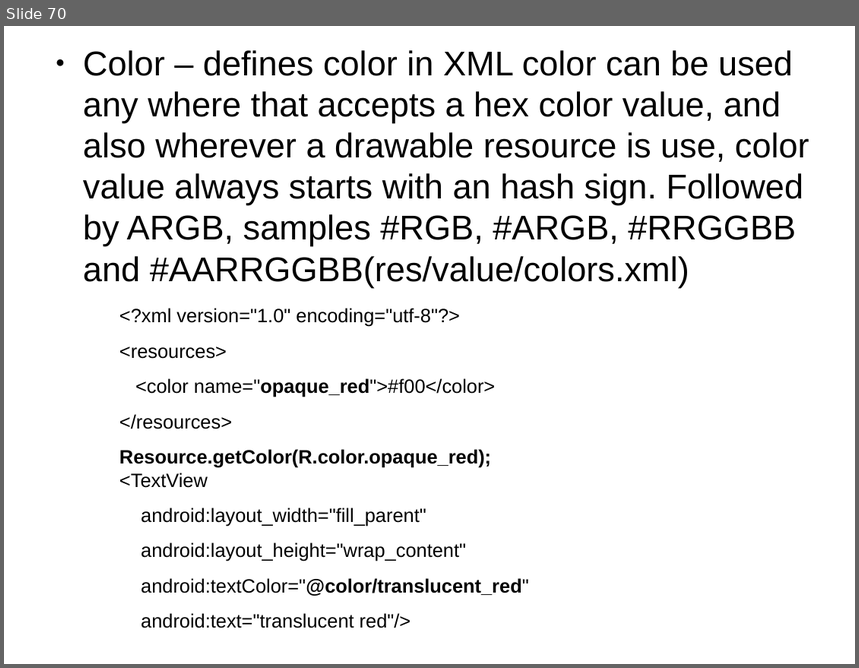
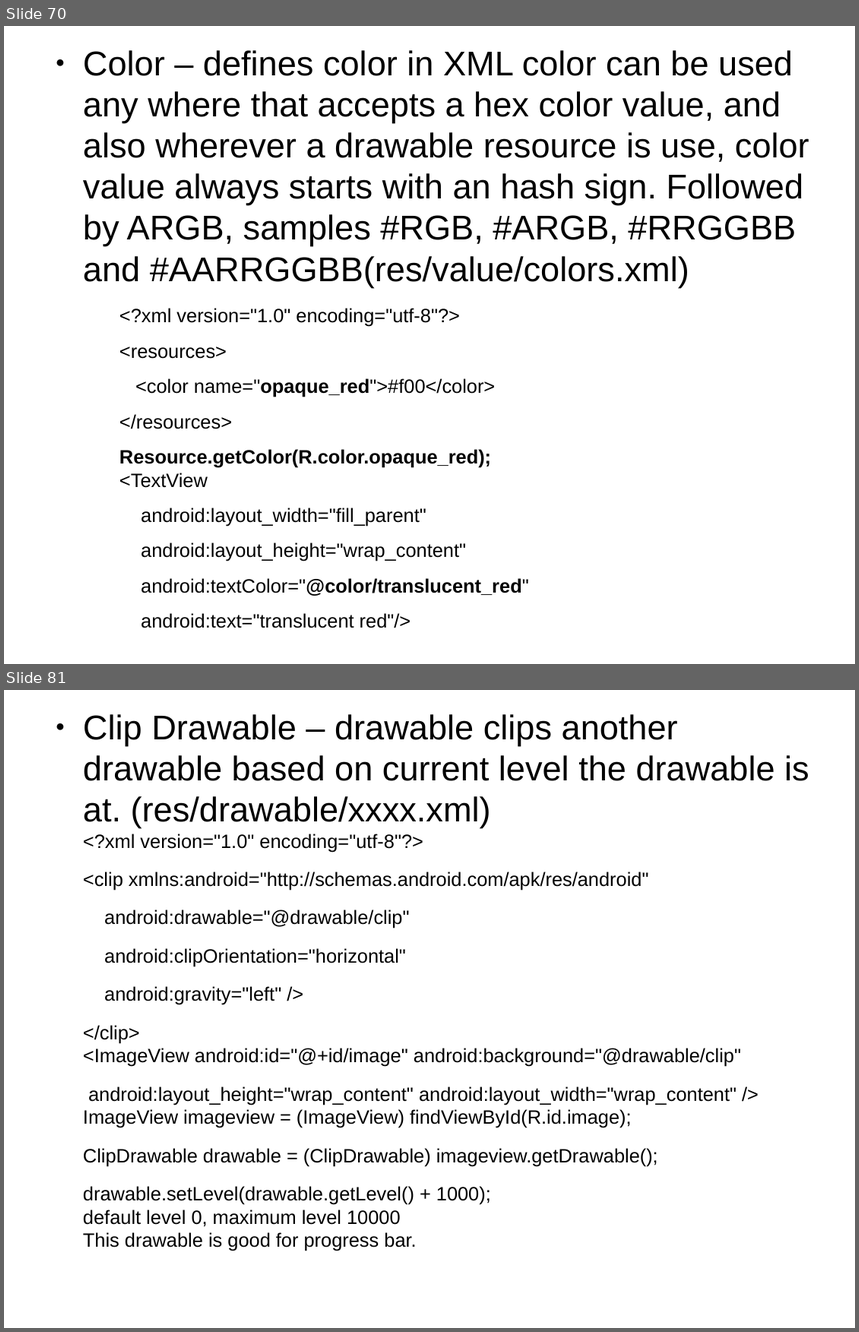
Before and after one commit to thegreatdao/testa, a slide deck: assets/android.odp. Shown one above the other, each under a label of ours: slide 70 before the commit, slides 70 and 81 after it; the slides between them are not shown. The pictures are 859x668 and 859x1332 pixels, drawn with LibreOffice and Linux fonts; fonts in the diff are those of the drawing. Boxes give left, top, right and bottom in pixels: in the first picture for what was removed or moved away, otherwise in the second. Text is boxed around its words. In the diff, an @@ line names an element or a change of style, - is before the commit and + after.

```diff
--- a/assets/android.odp
+++ b/assets/android.odp
@@ slide 81 added at bbox=[4, 690, 855, 1328], background #FFFFFF @@
@@ text added at bbox=[83, 714, 810, 1252], 18 pt, text #000000 @@
+● Clip Drawable – drawable clips another drawable based on current level the drawable is at. (res/drawable/xxxx.xml)
+  <?xml version="1.0" encoding="utf-8"?>
+<clip xmlns:android="http://schemas.android.com/apk/res/android"
+android:drawable="@drawable/clip"
+android:clipOrientation="horizontal"
+android:gravity="left" />
+</clip>
+<ImageView android:id="@+id/image" android:background="@drawable/clip"
+android:layout_height="wrap_content" android:layout_width="wrap_content" />
+ImageView imageview = (ImageView) findViewById(R.id.image);
+ClipDrawable drawable = (ClipDrawable) imageview.getDrawable();
+drawable.setLevel(drawable.getLevel() + 1000);
+default level 0, maximum level 10000
+This drawable is good for progress bar.
```
Also in this commit, not shown: 11 other slides added, 1 slide removed, 4 other files.
